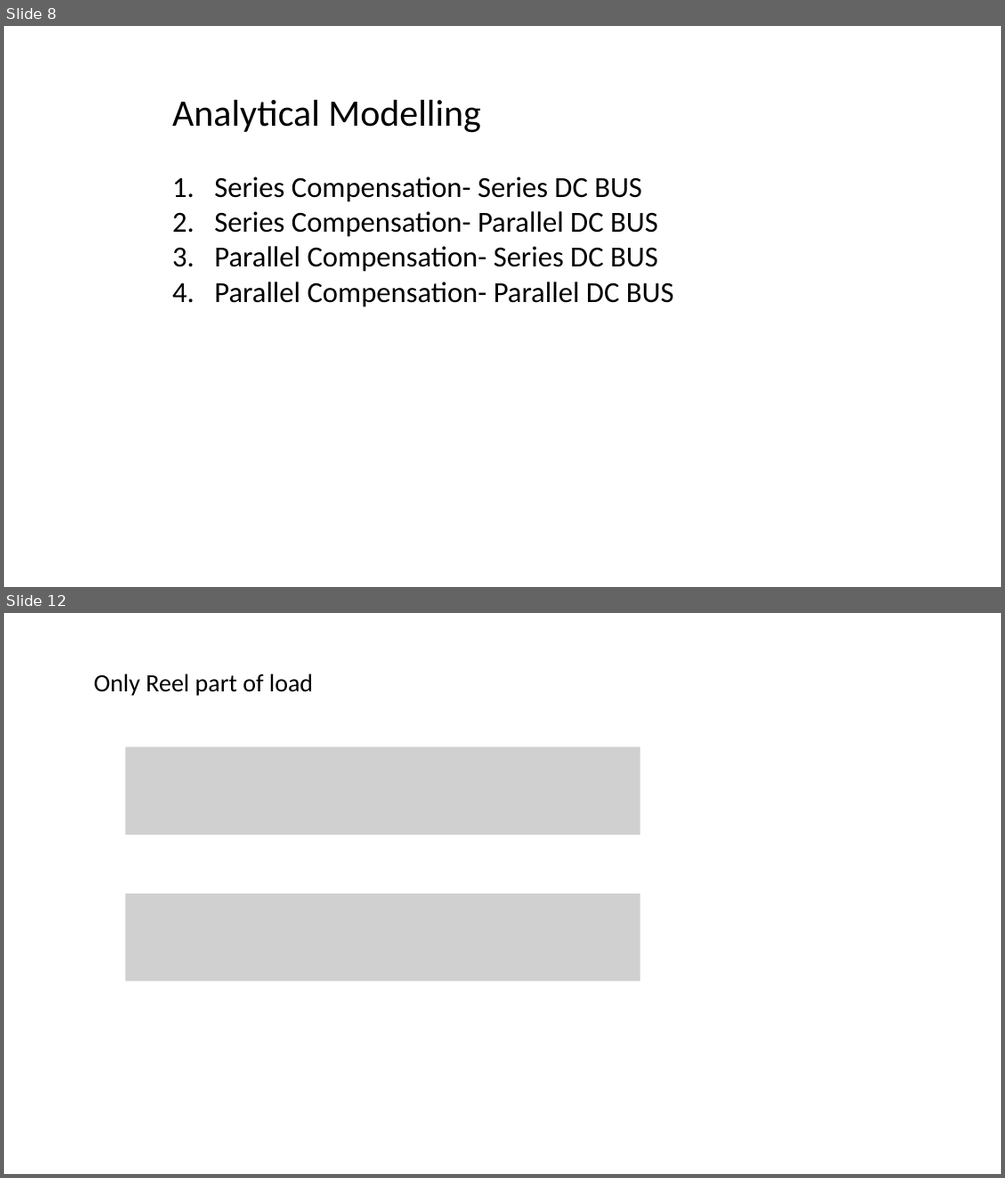
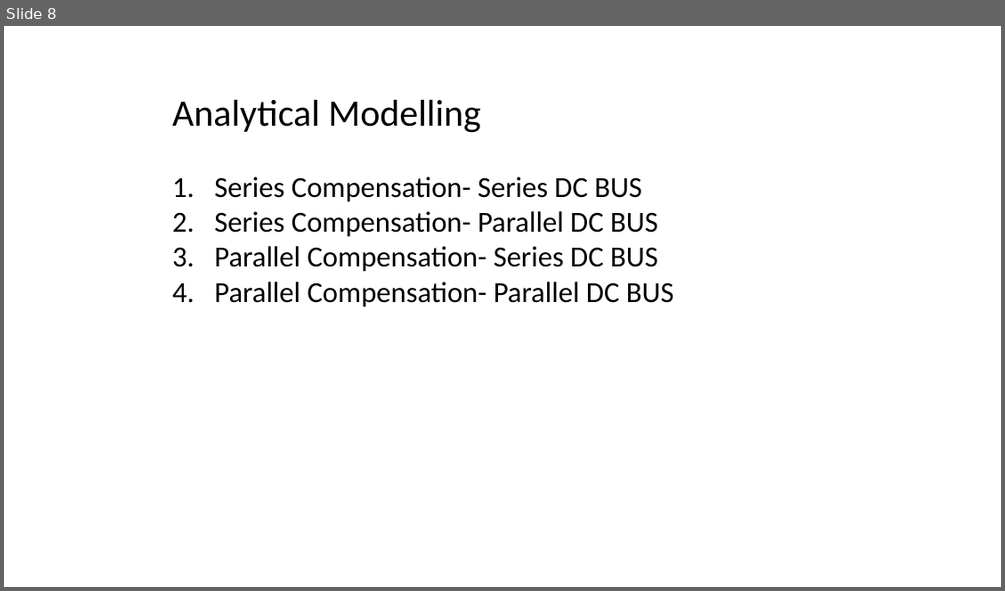
Before and after one commit to EnesAyaz/Studies, a slide deck: WPT/Series-Parallel/Report/Generalized_series_parallel_DC.pptx. Shown one above the other, each under a label of ours: slides 8 and 12 before the commit, slide 8 after it; the slides between them are not shown. The pictures are 1005x1178 and 1005x591 pixels, drawn with LibreOffice and Linux fonts; fonts in the diff are those of the drawing; grey boxes stand for pictures. Boxes give left, top, right and bottom in pixels: in the first picture for what was removed or moved away, otherwise in the second. Text is boxed around its words. In the diff, an @@ line names an element or a change of style, - is before the commit and + after.

```diff
--- a/WPT/Series-Parallel/Report/Generalized_series_parallel_DC.pptx
+++ b/WPT/Series-Parallel/Report/Generalized_series_parallel_DC.pptx
@@ slide 12 removed at <box>4,613,1001,1174</box>, background #FFFFFF @@
@@ text removed at <box>94,674,313,696</box> @@
-Only Reel part of load
@@ picture removed at <box>125,747,639,835</box> @@
@@ picture removed at <box>125,893,639,981</box> @@
```
Also in this commit, not shown: 1 slide changed, 9 slides added, 3 other slides removed, 11 other files.
